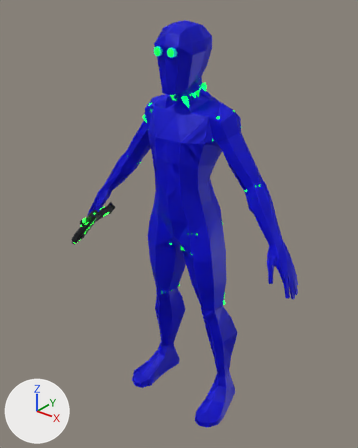
One commit to the glTF model data/droid_security.glb: the scene before it, then after it.
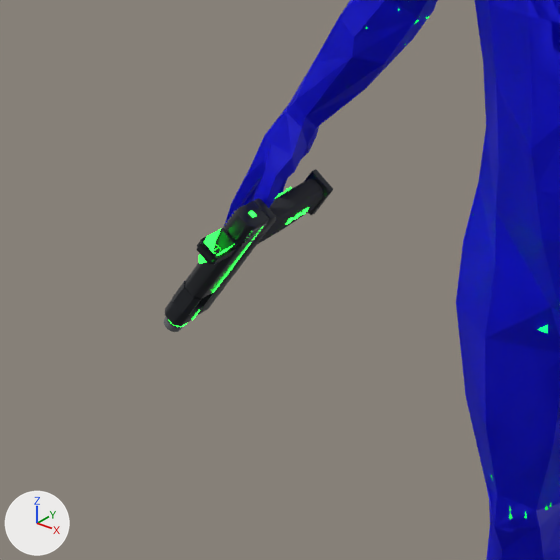
Each version appears first whole from a camera (50 mm lens) standing at (1.341, -1.73, 2.135) and looking at (-0.071, 0.035, 1.041), and next in a close-up on the part from 8% to 49% of the width and 35% to 68% of the height. Arrows for +X, +Y and +Z are at lower left; the lights stay in place. The first two pictures are the older version. Where no turn or scale is listed for an object, it has been applied to the vertices.

Names of what the first close-up shows: 'gun', 'mesh_node' and 4 more.
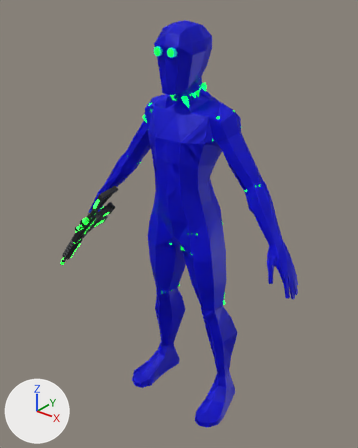
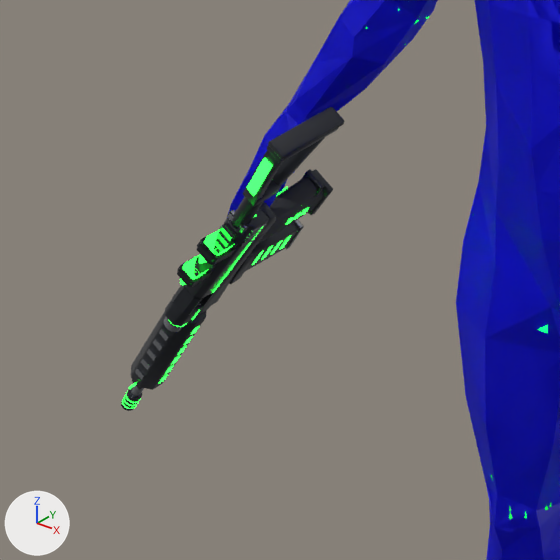
Pixel boxes (x1, y1, x2, y2) of what changed, in the close-ups (560 x 560 px):
'rifle_gun', added: after (121, 107, 345, 411)
    faces in mat_rifle_body (dark grey #3f4248): (121, 107, 345, 411)
    faces in mat_rifle_grip (dark grey #2c2e30): (269, 108, 343, 203)
    faces in mat_rifle_glow (green #27ff3f, glowing green #27ff3f): (122, 157, 292, 409)
    faces in mat_rifle_trim (grey #adb1b6): (122, 210, 303, 411)
'rifle_hud', added: after (180, 255, 209, 285)

Edits to the bpy script that builds the scene:
```text
Add mat_rifle_screen:
    mat_rifle_screen = principled_material('rifle_screen')
    mat_rifle_screen.base_color = (0.0, 0.0, 0.0)  # black #000000
    mat_rifle_screen.metallic = 1.0
    mat_rifle_screen.roughness = 1.0
    mat_rifle_screen.emission_color = (0.02, 1.0, 0.05)  # green #27ff3f
    mat_rifle_screen.emission_strength = 4.0
Add mat_rifle_trim:
    mat_rifle_trim = principled_material('rifle_trim')
    mat_rifle_trim.base_color = (0.42, 0.44, 0.47)  # grey #adb1b6
    mat_rifle_trim.metallic = 1.0
    mat_rifle_trim.roughness = 0.25
Add mat_rifle_glow:
    mat_rifle_glow = principled_material('rifle_glow')
    mat_rifle_glow.base_color = (0.02, 1.0, 0.05)  # green #27ff3f
    mat_rifle_glow.roughness = 0.4
    mat_rifle_glow.emission_color = (0.02, 1.0, 0.05)  # green #27ff3f
    mat_rifle_glow.emission_strength = 4.0
Add mat_rifle_body:
    mat_rifle_body = principled_material('rifle_body')
    mat_rifle_body.base_color = (0.05, 0.055, 0.065)  # dark grey #3f4248
    mat_rifle_body.metallic = 0.85
    mat_rifle_body.roughness = 0.32
Add mat_rifle_grip:
    mat_rifle_grip = principled_material('rifle_grip')
    mat_rifle_grip.base_color = (0.025, 0.027, 0.03)  # dark grey #2c2e30
    mat_rifle_grip.roughness = 0.75
Add me_plane_001:
    me_plane_001.from_pydata([(-1.0, -1.0, -0.16), (1.0, -1.0, -0.16), (-1.0, 1.0, -0.16), (1.0, 1.0, -0.16), (-1.0, 0.0, 0.23), (1.0, 0.0, 0.23), (1.0, 0.5, 0.13), (-1.0, 0.5, 0.13), (-1.0, -0.5, 0.13), (1.0, -0.5, 0.13), (1.0, 0.75, 0.04), (-1.0, 0.75, 0.04), (-1.0, 0.25, 0.2), (1.0, 0.25, 0.2), (1.0, -0.25, 0.2), (-1.0, -0.25, 0.2), (-1.0, -0.75, 0.04), (1.0, -0.75, 0.04)], [], [(11, 10, 3), (11, 3, 2), (15, 14, 5), (15, 5, 4), (12, 13, 6), (12, 6, 7), (16, 17, 9), (16, 9, 8), (7, 6, 10), (7, 10, 11), (4, 5, 13), (4, 13, 12), (8, 9, 14), (8, 14, 15), (0, 1, 17), (0, 17, 16)])
    me_plane_001.materials.append(mat_rifle_screen)  # black #000000, glowing green #27ff3f
Add me_rifle_gun:
    me_rifle_gun.from_pydata(...)  # 2372 vertices, 4444 faces; spans x -0.271..0.239, y -0.157..0.107, z -0.34..0.285
    # faces by material slot: [2428, 716, 248, 1052]
    me_rifle_gun.materials.append(mat_rifle_body)  # dark grey #3f4248
    me_rifle_gun.materials.append(mat_rifle_trim)  # grey #adb1b6
    me_rifle_gun.materials.append(mat_rifle_grip)  # dark grey #2c2e30
    me_rifle_gun.materials.append(mat_rifle_glow)  # green #27ff3f, glowing green #27ff3f
Add ob_rifle_hud:
    ob_rifle_hud = bpy.data.objects.new('rifle_hud', me_plane_001)
    ob_rifle_hud.parent = ob_rifle
    ob_rifle_hud.location = (-0.55, 0.0, 1.29)
    ob_rifle_hud.rotation_euler = (0.0, 1.571, 0.0)  # degrees (0, 90, 0)
    ob_rifle_hud.scale = (0.13, 0.12, 1.0)
Add ob_rifle:
    ob_rifle = bpy.data.objects.new('rifle', None)
    ob_rifle.location = (-0.606, -0.0664, 0.922)
    ob_rifle.rotation_euler = (1.412, 2.255, -0.0878)  # degrees (81, 129, -5)
    ob_rifle.scale = (0.105, 0.105, 0.105)
Add ob_rifle_gun:
    ob_rifle_gun = bpy.data.objects.new('rifle_gun', me_rifle_gun)
    ob_rifle_gun.location = (-0.606, -0.066, 0.922)
```
